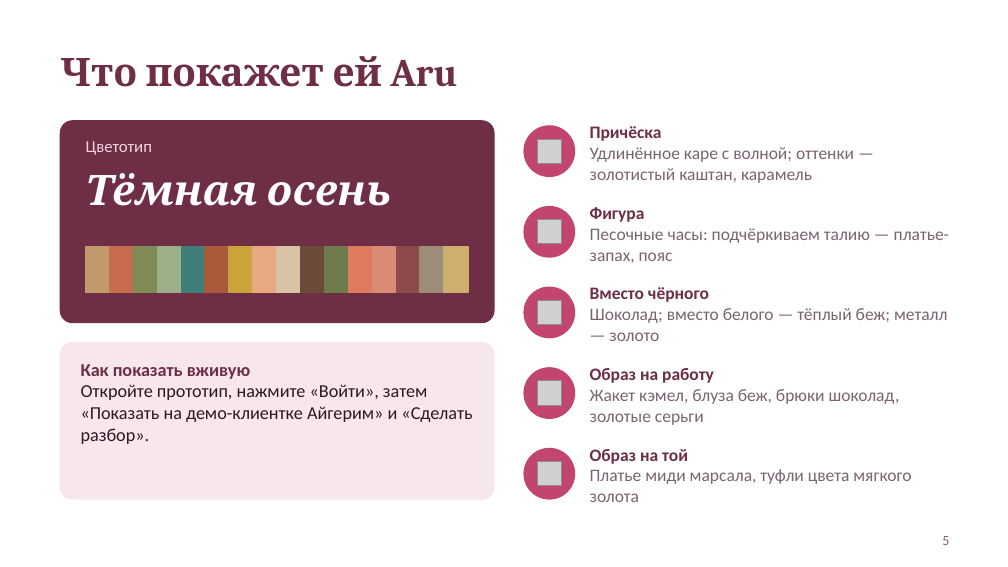
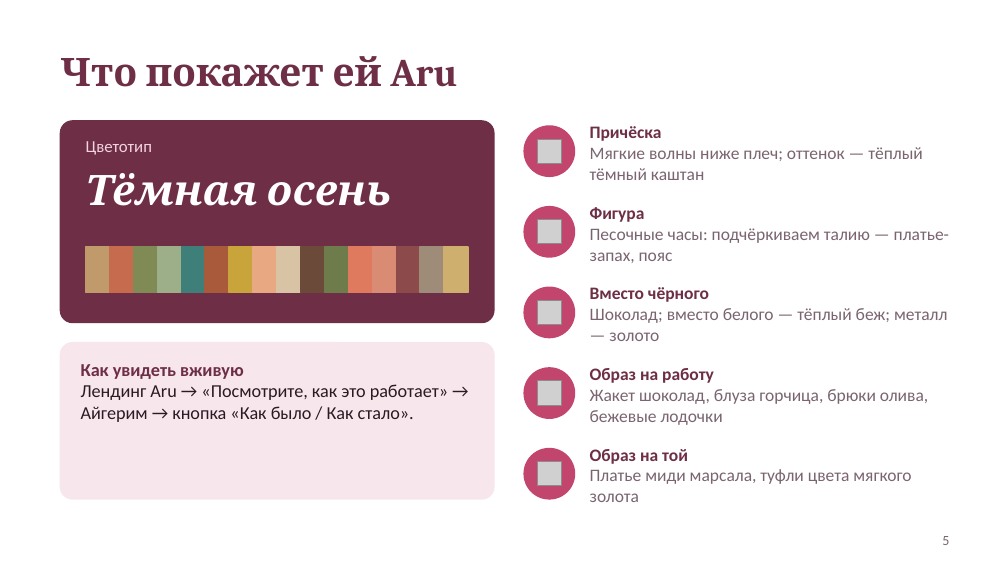
Before and after one commit to mn-stilist/aru, a slide deck: slide 5 of docs/2026-10-23_Aru-демо-клиентка-Айгерим.pptx. Drawn at 1008x567 pixels with LibreOffice and Linux fonts; fonts in the diff are those of the drawing; grey boxes stand for pictures. Boxes give left, top, right and bottom in pixels: in the first picture for what was removed or moved away, otherwise in the second. Text is boxed around its words. In the diff, an @@ line names an element or a change of style, - is before the commit and + after.

```diff
--- a/docs/2026-10-23_Aru-демо-клиентка-Айгерим.pptx
+++ b/docs/2026-10-23_Aru-демо-клиентка-Айгерим.pptx
@@ text at (590,147,922,180): text changed @@
-Удлинённое каре с волной; оттенки — золотистый каштан, карамель
+Мягкие волны ниже плеч; оттенок — тёплый тёмный каштан
@@ text at (81,364,448,422): text changed @@
-Как показать вживую
-Откройте прототип, нажмите «Войти», затем «Показать на демо-клиентке Айгерим» и «Сделать разбор».
+Как увидеть вживую
+Лендинг Aru → «Посмотрите, как это работает» → Айгерим → кнопка «Как было / Как стало».
@@ text at (590,389,928,425): text changed @@
-Жакет кэмел, блуза беж, брюки шоколад, золотые серьги
+Жакет шоколад, блуза горчица, брюки олива, бежевые лодочки
```
Also in this commit, not shown: 3 other slides changed, 1 slide added, 1 slide removed, 1 other file.
